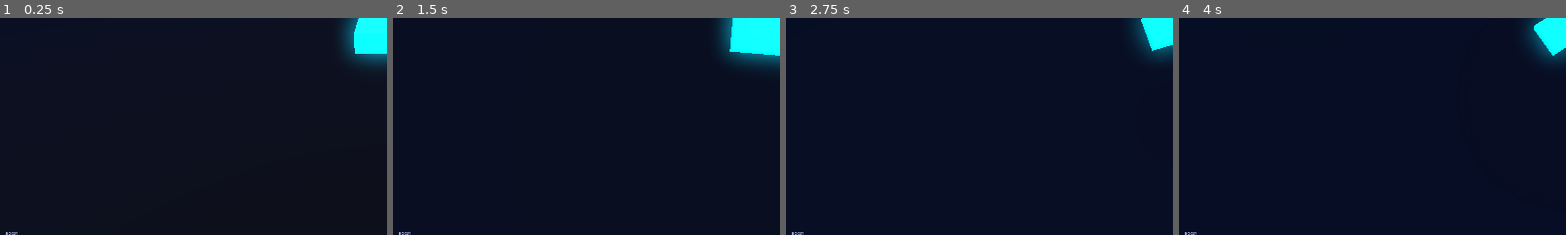
Above: before the commit, frames 1-4 (left to right).
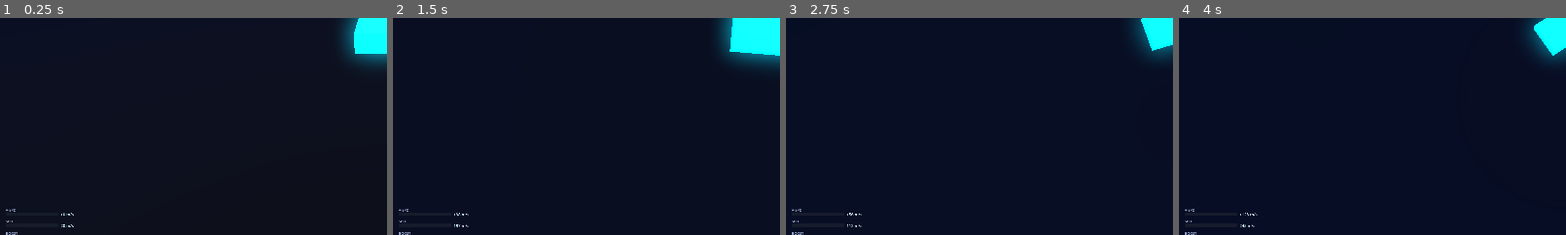
Above: after the commit, the same moments.

Repository: midas44/divepunk
Game: Godot game, scene res://scenes/main/Main.tscn
Same seed, same stepped clock (60 frames per second), same inputs: the game is played once before the commit and once after it.
Inputs (mouse positions are % of the whole screen's width and height, from its top left):
- Up to frame 1 (0.25 s): no input
- Up to frame 2 (1.5 s): move the mouse to (55, 50) at 0.52 s; hold Shift (boost) 0.53-1.28 s; hold W (steer_up) from 0.53 s (still down); tap Space at 0.77 s; move the mouse to (45, 50) at 1.27 s; tap Shift (boost) at 1.35 s
- Up to frame 3 (2.75 s): keep holding W (steer_up); tap Space at 1.52 s; tap Enter at 2 s; move the mouse to (52, 48) at 2.02 s; hold Q (cycle_camera) from 2.03 s (still down); tap Shift (boost) at 2.3 s
- Up to frame 4 (4 s): keep holding W (steer_up); move the mouse to (49, 52) at 2.77 s; release Q (cycle_camera) at 2.78 s; tap Shift (boost) at 2.85 s; tap Space at 3.02, 3.77 s; move the mouse to (57, 51) at 3.52 s; hold Shift (boost) from 3.53 s (still down)
The pictures show only the part of the screen within x 0-50%, y 48-98%; the shares and areas given below are measured in that part.

The runs differ from the first frame. In frame 1, less than 0.1% of the frame differs, in the area x 1-20%, y 87-97%; in frame 2, less than 0.1%; in frame 3, less than 0.1%; in frame 4, less than 0.1%.

Commit message:
feat(hud): horizontal + vertical speed indicators (bar + digital)
Above the boost meter, two new readouts: SPD (forward speed) and V-SPD (climb/dive),
each a bar plus a digital m/s number. The horizontal bar scales to the ship's top
speed; the vertical bar to its max climb rate, tinted green climbing / orange diving
/ dim when level, with a signed number. Driven each frame from the ship's
get_speed / get_top_speed / get_vertical_speed / get_max_vertical_speed getters.

Co-Authored-By: Claude Opus 4.8 (1M context) <noreply@anthropic.com>

Diff:
--- a/scripts/hud.gd
+++ b/scripts/hud.gd
@@ -10,6 +10,10 @@
 var _best_label: Label
 var _boost_fill: ColorRect
 var _boost_bg: ColorRect
+var _hspd_fill: ColorRect    # horizontal (forward) speed bar
+var _hspd_val: Label         # ...and its digital m/s readout
+var _vspd_fill: ColorRect    # vertical (climb/dive) speed bar
+var _vspd_val: Label         # ...and its digital m/s readout
 
 const BOOST_BAR_W := 260.0
 
@@ -30,11 +34,30 @@
 
 
 func _process(_delta: float) -> void:
-	if _ship != null and _ship.has_method(&"get_boost_meter"):
+	if _ship == null:
+		return
+	if _ship.has_method(&"get_boost_meter"):
 		var m: float = _ship.get_boost_meter()
 		_boost_fill.size = Vector2(BOOST_BAR_W * clampf(m, 0.0, 1.0), _boost_fill.size.y)
 		# Bar tints toward hot as it fills, dims when nearly empty.
 		_boost_fill.color = Color(0.1, 0.9, 1.0) if m > 0.15 else Color(0.6, 0.3, 0.3)
+	if _ship.has_method(&"get_speed") and _ship.has_method(&"get_top_speed"):
+		var sp: float = _ship.get_speed()
+		var top: float = _ship.get_top_speed()
+		_hspd_fill.size = Vector2(BOOST_BAR_W * clampf(sp / maxf(top, 0.001), 0.0, 1.0), _hspd_fill.size.y)
+		_hspd_val.text = "%.0f m/s" % sp
+	if _ship.has_method(&"get_vertical_speed") and _ship.has_method(&"get_max_vertical_speed"):
+		var vs: float = _ship.get_vertical_speed()
+		var vmax: float = _ship.get_max_vertical_speed()
+		_vspd_fill.size = Vector2(BOOST_BAR_W * clampf(absf(vs) / maxf(vmax, 0.001), 0.0, 1.0), _vspd_fill.size.y)
+		_vspd_val.text = "%+.0f m/s" % vs
+		# Climb tints green, dive tints orange, near-level is dim.
+		if vs > 1.0:
+			_vspd_fill.color = Color(0.3, 0.9, 0.5)
+		elif vs < -1.0:
+			_vspd_fill.color = Color(0.95, 0.55, 0.2)
+		else:
+			_vspd_fill.color = Color(0.4, 0.45, 0.55)
 
 
 func _on_score_changed(score: int, multiplier: float) -> void:
@@ -108,3 +131,51 @@
 	_boost_fill.size = Vector2(0, 16)
 	_boost_fill.color = Color(0.1, 0.9, 1.0)
 	root.add_child(_boost_fill)
+
+	# Speed indicators stacked above the boost meter: horizontal (forward) and vertical
+	# (climb/dive), each a bar + a digital m/s readout.
+	var hspd := _make_meter(root, -100.0, "SPD", Color(0.3, 0.9, 0.5))
+	_hspd_fill = hspd["fill"] as ColorRect
+	_hspd_val = hspd["val"] as Label
+	var vspd := _make_meter(root, -156.0, "V-SPD", Color(0.4, 0.45, 0.55))
+	_vspd_fill = vspd["fill"] as ColorRect
+	_vspd_val = vspd["val"] as Label
+
+
+## Builds one labelled bar + digital readout in the bottom-left stack (bar_y is measured up from
+## the bottom edge). Returns {fill, val} so the caller can drive the fill width + number each frame.
+func _make_meter(root: Control, bar_y: float, label_text: String, bar_color: Color) -> Dictionary:
+	var name_lbl := Label.new()
+	name_lbl.anchor_top = 1.0
+	name_lbl.anchor_bottom = 1.0
+	name_lbl.position = Vector2(28, bar_y - 24)
+	name_lbl.text = label_text
+	name_lbl.add_theme_font_size_override("font_size", 18)
+	name_lbl.add_theme_color_override("font_color", Color(0.6, 0.65, 0.8))
+	root.add_child(name_lbl)
+
+	var bg := ColorRect.new()
+	bg.anchor_top = 1.0
+	bg.anchor_bottom = 1.0
+	bg.position = Vector2(28, bar_y)
+	bg.size = Vector2(BOOST_BAR_W, 16)
+	bg.color = Color(0.1, 0.12, 0.18, 0.85)
+	root.add_child(bg)
+
+	var fill := ColorRect.new()
+	fill.anchor_top = 1.0
+	fill.anchor_bottom = 1.0
+	fill.position = Vector2(28, bar_y)
+	fill.size = Vector2(0, 16)
+	fill.color = bar_color
+	root.add_child(fill)
+
+	var val := Label.new()
+	val.anchor_top = 1.0
+	val.anchor_bottom = 1.0
+	val.position = Vector2(28 + BOOST_BAR_W + 12, bar_y - 4)
+	val.add_theme_font_size_override("font_size", 20)
+	val.add_theme_color_override("font_color", Color(0.85, 0.95, 1.0))
+	root.add_child(val)
+
+	return {"fill": fill, "val": val}
